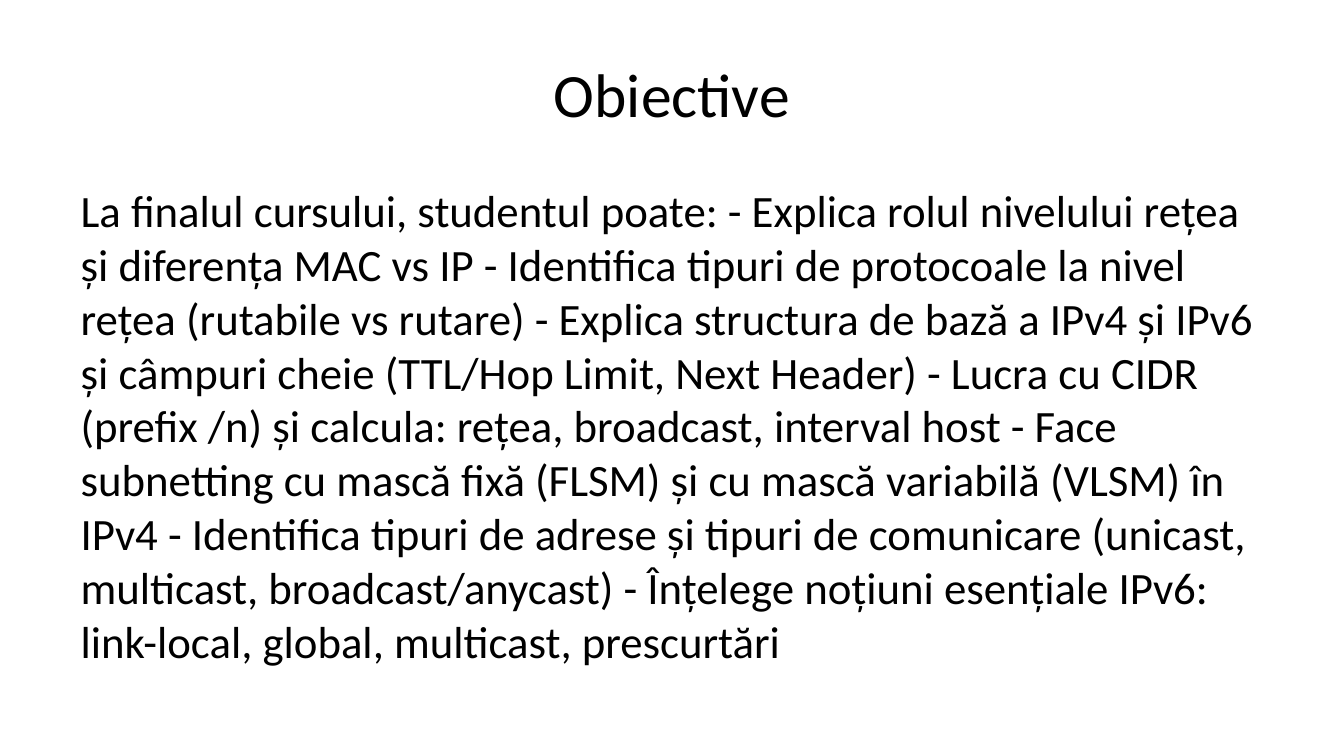
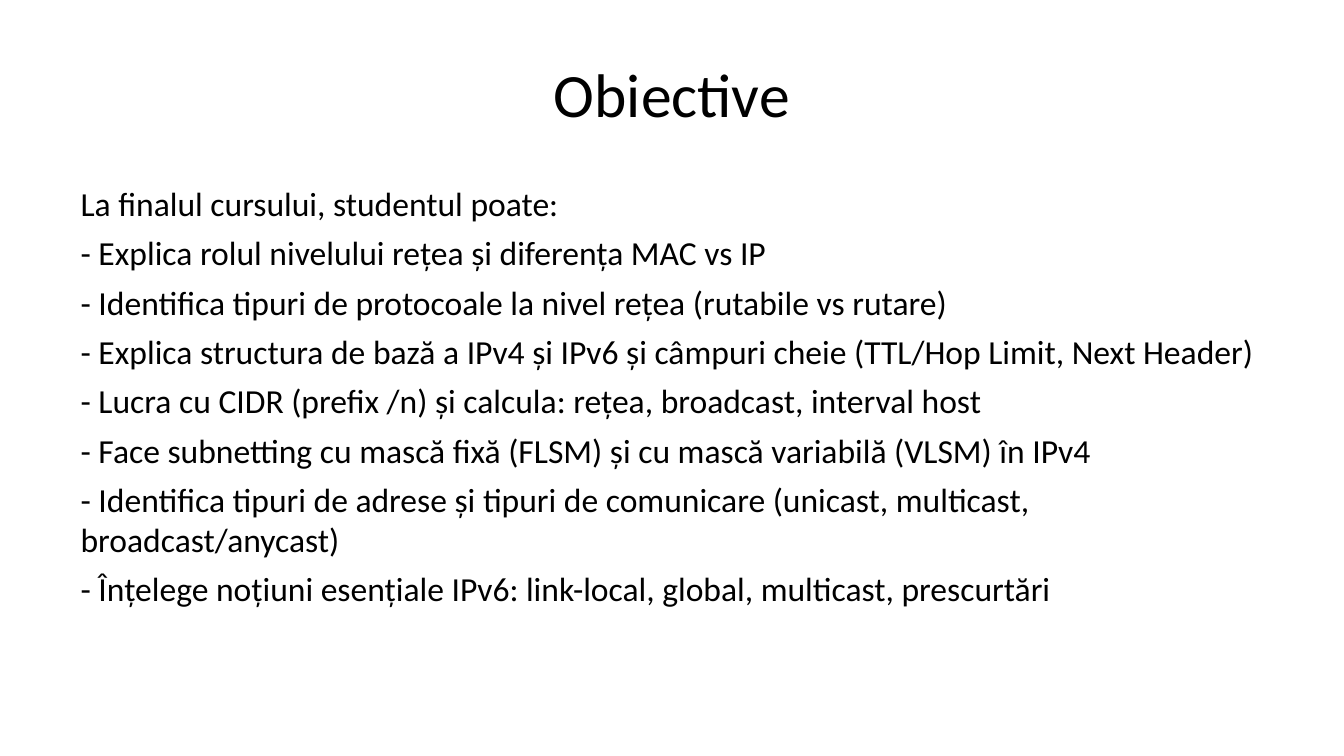
Before and after one commit to hypothetical-andrei/compnet-2025-redo, a slide deck: slide 3 of assets/course/c5/c5-nivelul-retea-adresare.pptx. Drawn at 1344x756 pixels with LibreOffice and Linux fonts; fonts in the diff are those of the drawing. Boxes give left, top, right and bottom in pixels: in the first picture for what was removed or moved away, otherwise in the second. Text is boxed around its words. In the diff, an @@ line names an element or a change of style, - is before the commit and + after.

```diff
--- a/assets/course/c5/c5-nivelul-retea-adresare.pptx
+++ b/assets/course/c5/c5-nivelul-retea-adresare.pptx
@@ text at [81, 192, 1253, 607]: text changed; size 24 to 18 pt @@
-La finalul cursului, studentul poate: - Explica rolul nivelului rețea și diferența MAC vs IP - Identifica tipuri de protocoale la nivel rețea (rutabile vs rutare) - Explica structura de bază a IPv4 și IPv6 și câmpuri cheie (TTL/Hop Limit, Next Header) - Lucra cu CIDR (prefix /n) și calcula: rețea, broadcast, interval host - Face subnetting cu mască fixă (FLSM) și cu mască variabilă (VLSM) în IPv4 - Identifica tipuri de adrese și tipuri de comunicare (unicast, multicast, broadcast/anycast) - Înțelege noțiuni esențiale IPv6: link-local, global, multicast, prescurtări
+La finalul cursului, studentul poate:
+- Explica rolul nivelului rețea și diferența MAC vs IP
+- Identifica tipuri de protocoale la nivel rețea (rutabile vs rutare)
+- Explica structura de bază a IPv4 și IPv6 și câmpuri cheie (TTL/Hop Limit, Next Header)
+- Lucra cu CIDR (prefix /n) și calcula: rețea, broadcast, interval host
+- Face subnetting cu mască fixă (FLSM) și cu mască variabilă (VLSM) în IPv4
+- Identifica tipuri de adrese și tipuri de comunicare (unicast, multicast, broadcast/anycast)
+- Înțelege noțiuni esențiale IPv6: link-local, global, multicast, prescurtări
```
Also in this commit, not shown: 8 other slides changed, 10 other files.
